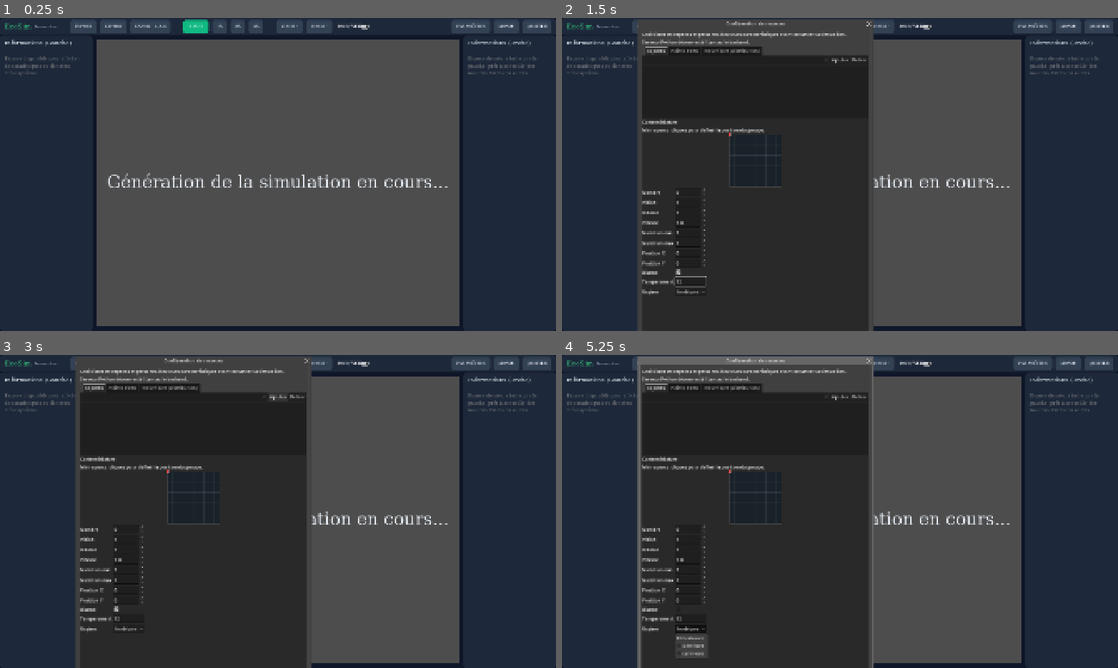
Above: before the commit, frames 1-4 (two rows, left to right).
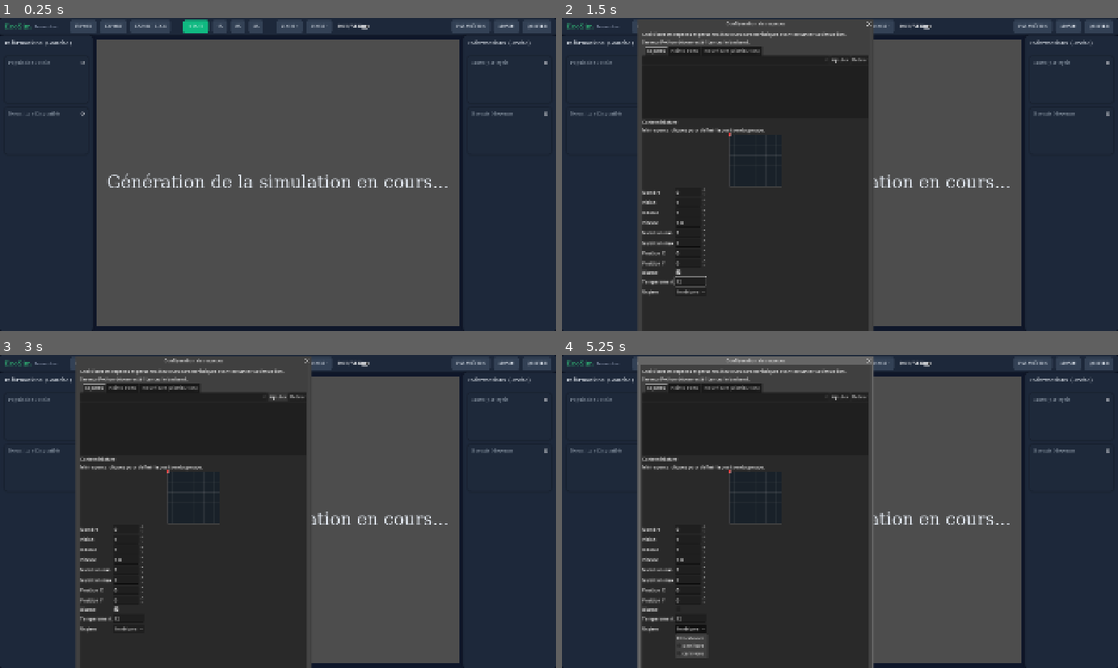
Above: after the commit, the same moments.

Repository: EcoSim-Interactive/EcoSim-game
Game: Godot game, scene res://screens/Homepage.tscn
Two runs of this game, one before a commit and one after it. Both use one fixed random seed, a clock stepped at 60 frames per second and the inputs below.
Inputs (mouse positions are in pixels of both pictures, inside the frame that each line leads up to):
- Up to frame 1 (0.25 s): no input
- Up to frame 2 (1.5 s): click "Start" at 0.5 s; click (689, 280) at 1.27 s; type "12" at 1.35 s
- Up to frame 3 (3 s): click "Start" at 2 s; click "Ajouter" at 2.75 s
- Up to frame 4 (5.25 s): click "Retirer" at 3.5 s; click (689, 608) at 4.25 s; click "herbivore" at 5 s

The runs differ from the first frame. In frame 1, 0.6% of the frame differs, in the area x 0-99%, y 12-32%; in frame 2, 0.6%; in frame 3, 0.6%; in frame 4, 0.6%.

Commit message:
graphcard

Diff:
--- /dev/null
+++ b/simulatorV1/godot_interface/simulation/screens/GraphCard.tscn
@@ -0,0 +1,47 @@
+[gd_scene format=3 uid="uid://c1p2x3b4n5e6"]
+
+[ext_resource type="Script" path="res://scripts/graph_card.gd" id="1_graph"]
+
+[sub_resource type="StyleBoxFlat" id="StyleBoxFlat_card"]
+bg_color = Color(0.118, 0.161, 0.231, 0.95)
+corner_radius_top_left = 12
+corner_radius_top_right = 12
+corner_radius_bottom_right = 12
+corner_radius_bottom_left = 12
+shadow_color = Color(0, 0, 0, 0.2)
+shadow_size = 8
+
+[node name="GraphCard" type="PanelContainer"]
+custom_minimum_size = Vector2(0, 160)
+theme_override_styles/panel = SubResource("StyleBoxFlat_card")
+script = ExtResource("1_graph")
+
+[node name="Margin" type="MarginContainer" parent="."]
+layout_mode = 2
+theme_override_constants/margin_left = 12
+theme_override_constants/margin_top = 12
+theme_override_constants/margin_right = 12
+theme_override_constants/margin_bottom = 12
+
+[node name="VBox" type="VBoxContainer" parent="Margin"]
+layout_mode = 2
+theme_override_constants/separation = 8
+
+[node name="Header" type="HBoxContainer" parent="Margin/VBox"]
+layout_mode = 2
+
+[node name="Title" type="Label" parent="Margin/VBox/Header"]
+layout_mode = 2
+size_flags_horizontal = 3
+theme_override_colors/font_color = Color(0.6, 0.65, 0.7, 1)
+text = "Title"
+
+[node name="Value" type="Label" parent="Margin/VBox/Header"]
+layout_mode = 2
+theme_override_colors/font_color = Color(1, 1, 1, 1)
+theme_override_font_sizes/font_size = 20
+text = "0"
+
+[node name="GraphArea" type="Control" parent="Margin/VBox"]
+layout_mode = 2
+size_flags_vertical = 3
--- a/simulatorV1/godot_interface/simulation/screens/Homepage.tscn
+++ b/simulatorV1/godot_interface/simulation/screens/Homepage.tscn
@@ -9,6 +9,7 @@
 [ext_resource type="Script" path="res://scripts/zoom_menu_button_homepage.gd" id="5_8onl8"]
 [ext_resource type="Script" path="res://scripts/toggle_day_night.gd" id="6_daynight"]
 [ext_resource type="Script" path="res://scripts/world_configurator.gd" id="7_speciescfg"]
+[ext_resource type="PackedScene" path="res://screens/GraphCard.tscn" id="8_graph"]
 
 [sub_resource type="StyleBoxFlat" id="StyleBoxFlat_bg"]
 bg_color = Color(0.059, 0.09, 0.165, 1)
@@ -252,11 +253,15 @@
 [node name="HSeparator" type="HSeparator" parent="MainVBox/MainHBox/LeftSidebar/Margin/VBox"]
 layout_mode = 2
 
-[node name="InfoPlaceholder" type="Label" parent="MainVBox/MainHBox/LeftSidebar/Margin/VBox"]
-layout_mode = 2
-theme_override_colors/font_color = Color(0.5, 0.5, 0.5, 1)
-text = "Espace disponible pour afficher des statistiques ou données d'écosystème..."
-autowrap_mode = 3
+[node name="GraphPopulation" parent="MainVBox/MainHBox/LeftSidebar/Margin/VBox" instance=ExtResource("8_graph")]
+layout_mode = 2
+title = "Population Totale"
+line_color = Color(0.1, 0.7, 0.5, 1)
+
+[node name="GraphFood" parent="MainVBox/MainHBox/LeftSidebar/Margin/VBox" instance=ExtResource("8_graph")]
+layout_mode = 2
+title = "Nourriture Disponible"
+line_color = Color(0.9, 0.6, 0.2, 1)
 
 [node name="MainArea" type="MarginContainer" parent="MainVBox/MainHBox"]
 layout_mode = 2
@@ -322,11 +327,15 @@
 [node name="HSeparator" type="HSeparator" parent="MainVBox/MainHBox/RightSidebar/Margin/VBox"]
 layout_mode = 2
 
-[node name="InfoPlaceholder" type="Label" parent="MainVBox/MainHBox/RightSidebar/Margin/VBox"]
-layout_mode = 2
-theme_override_colors/font_color = Color(0.5, 0.5, 0.5, 1)
-text = "Espace de même taille que la gauche, prêt à accueillir des boutons d'infos ou autres..."
-autowrap_mode = 3
+[node name="GraphDeath" parent="MainVBox/MainHBox/RightSidebar/Margin/VBox" instance=ExtResource("8_graph")]
+layout_mode = 2
+title = "Morts par cycle"
+line_color = Color(0.9, 0.2, 0.2, 1)
+
+[node name="GraphEnergy" parent="MainVBox/MainHBox/RightSidebar/Margin/VBox" instance=ExtResource("8_graph")]
+layout_mode = 2
+title = "Énergie Moyenne"
+line_color = Color(0.2, 0.6, 0.9, 1)
 
 [node name="SettingsPanel" type="Panel" parent="."]
 visible = false
--- /dev/null
+++ b/simulatorV1/godot_interface/simulation/scripts/graph_card.gd
@@ -0,0 +1,87 @@
+extends PanelContainer
+
+@export var title: String = "Graphique"
+@export var line_color: Color = Color(0.1, 0.7, 0.5, 1)
+@export var max_points: int = 50
+
+@onready var title_label = $Margin/VBox/Header/Title
+@onready var value_label = $Margin/VBox/Header/Value
+@onready var graph_area = $Margin/VBox/GraphArea
+
+var history: Array[float] = []
+
+func _ready() -> void:
+	if title_label:
+		title_label.text = title
+	if graph_area:
+		graph_area.draw.connect(_on_graph_draw)
+
+func add_value(val: float) -> void:
+	history.append(val)
+	if history.size() > max_points:
+		history.pop_front()
+
+	if value_label:
+		# Format pour eviter trop de decimales
+		value_label.text = str(snapped(val, 0.1))
+	if graph_area:
+		graph_area.queue_redraw()
+
+func set_title(new_title: String) -> void:
+	title = new_title
+	if title_label:
+		title_label.text = title
+
+func set_color(new_color: Color) -> void:
+	line_color = new_color
+	if graph_area:
+		graph_area.queue_redraw()
+
+func _on_graph_draw() -> void:
+	if history.size() < 2:
+		return
+
+	var w = graph_area.size.x
+	var h = graph_area.size.y
+
+	var min_val = history[0]
+	var max_val = history[0]
+	for v in history:
+		min_val = min(min_val, v)
+		max_val = max(max_val, v)
+
+	if max_val == min_val:
+		max_val = min_val + 1.0
+
+	var range_val = max_val - min_val
+
+	var points = PackedVector2Array()
+	var step_x = w / float(max_points - 1)
+
+	var start_idx = max_points - history.size()
+
+	for i in range(history.size()):
+		var x = (start_idx + i) * step_x
+		var normalized_y = (history[i] - min_val) / range_val
+		# Inverser Y car 0 est en haut dans Godot
+		var y = h - (normalized_y * h)
+		# Ajouter un petit padding pour ne pas toucher les bords
+		y = clamp(y, 2.0, h - 2.0)
+		points.append(Vector2(x, y))
+
+	# Tracer la ligne
+	graph_area.draw_polyline(points, line_color, 2.0, true)
+
+	# Tracer le polygone de fond semi-transparent
+	var poly_points = points.duplicate()
+	poly_points.append(Vector2(points[points.size()-1].x, h))
+	poly_points.append(Vector2(points[0].x, h))
+	var fill_color = line_color
+	fill_color.a = 0.15
+
+	# Godot 4 attend un PackedColorArray de la même taille que poly_points OU de taille 1
+	var colors = PackedColorArray()
+	for i in range(poly_points.size()):
+		colors.append(fill_color)
+
+	graph_area.draw_polygon(poly_points, colors)
--- a/simulatorV1/godot_interface/simulation/scripts/homepage.gd
+++ b/simulatorV1/godot_interface/simulation/scripts/homepage.gd
@@ -14,6 +14,11 @@
 @onready var zoom_out_btn = $MainVBox/TopBar/Margin/HBox/ZoomOutBtn
 @onready var world_config_btn = $MainVBox/TopBar/Margin/HBox/WorldConfigBtn
 @onready var world_configurator = $WorldConfigurator
+
+@onready var graph_population = $MainVBox/MainHBox/LeftSidebar/Margin/VBox/GraphPopulation
+@onready var graph_food = $MainVBox/MainHBox/LeftSidebar/Margin/VBox/GraphFood
+@onready var graph_death = $MainVBox/MainHBox/RightSidebar/Margin/VBox/GraphDeath
+@onready var graph_energy = $MainVBox/MainHBox/RightSidebar/Margin/VBox/GraphEnergy
 
 # --- Variables principales ---
 var simulation_logs = []          # Données chargées depuis summary.json
@@ -163,6 +168,39 @@
 	simulation_logs.append(step_data)
 	current_step_data = step_data
 
+	_update_graphs(step_data)
+
+func _update_graphs(step_data: Dictionary):
+	var pop = 0
+	var food = 0
+	var dead = 0
+	var total_energy = 0.0
+
+	if step_data.has("species"):
+		for s in step_data["species"]:
+			var vitality = s.get("vitality", 0)
+			if vitality > 0:
+				pop += 1
+				total_energy += vitality
+			else:
+				dead += 1
+
+	if step_data.has("world_state") and step_data["world_state"].has("food_available"):
+		food = step_data["world_state"]["food_available"]
+
+	var avg_energy = 0.0
+	if pop > 0:
+		avg_energy = total_energy / float(pop)
+
+	if graph_population and graph_population.has_method("add_value"):
+		graph_population.add_value(pop)
+	if graph_food and graph_food.has_method("add_value"):
+		graph_food.add_value(food)
+	if graph_death and graph_death.has_method("add_value"):
+		graph_death.add_value(dead)
+	if graph_energy and graph_energy.has_method("add_value"):
+		graph_energy.add_value(avg_energy)
+
 # --- Générer un résumé global pour le fichier TXT ---
 func generate_summary_text() -> String:
 	var summary_text = "=== ECOSIM SUMMARY REPORT ===\n"
Not shown: 1 places in simulatorV1/godot_interface/simulation/screens/Homepage.tscn that only renumber resources
Not shown, added: simulatorV1/godot_interface/simulation/scripts/graph_card.gd.uid
